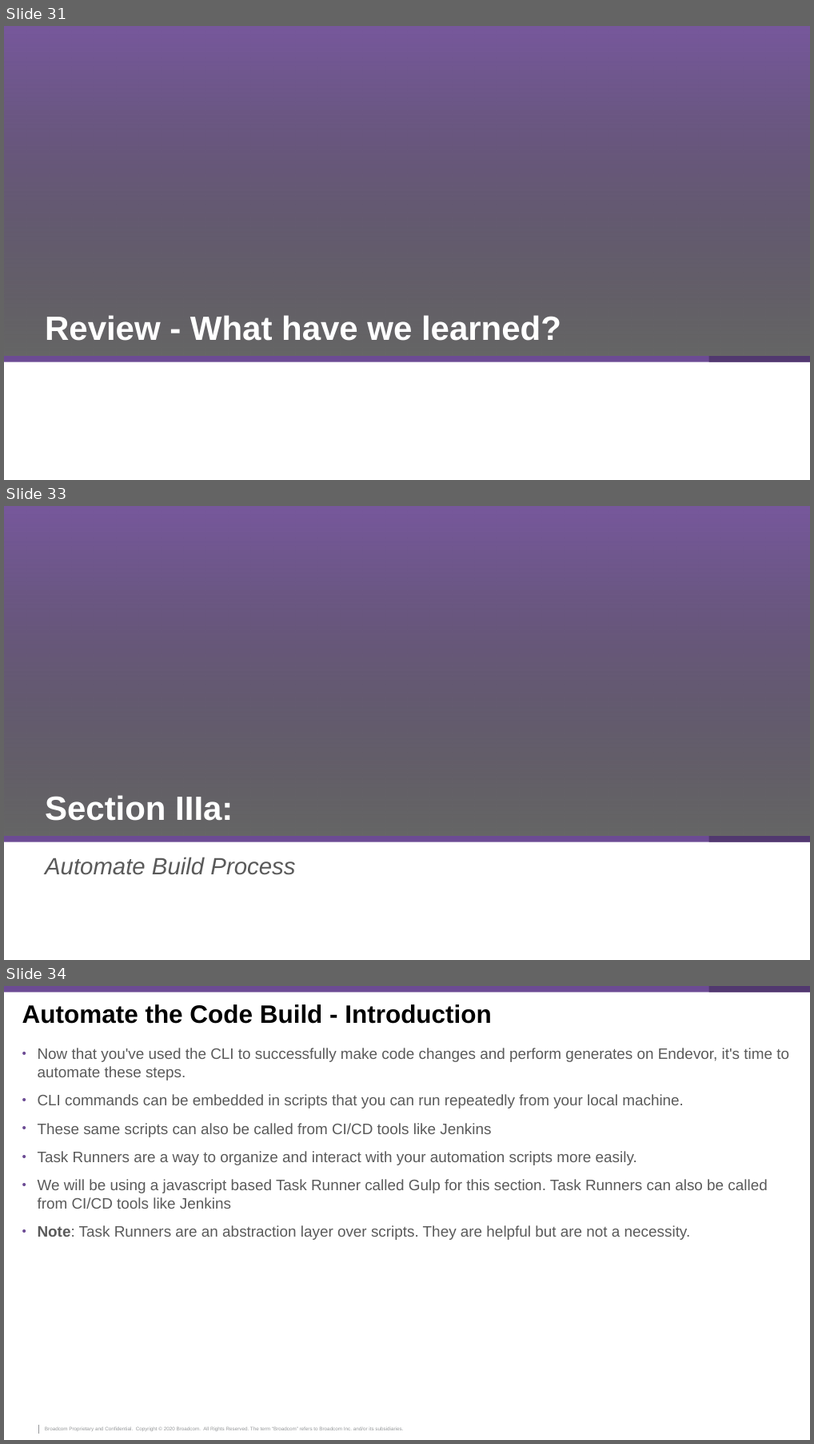
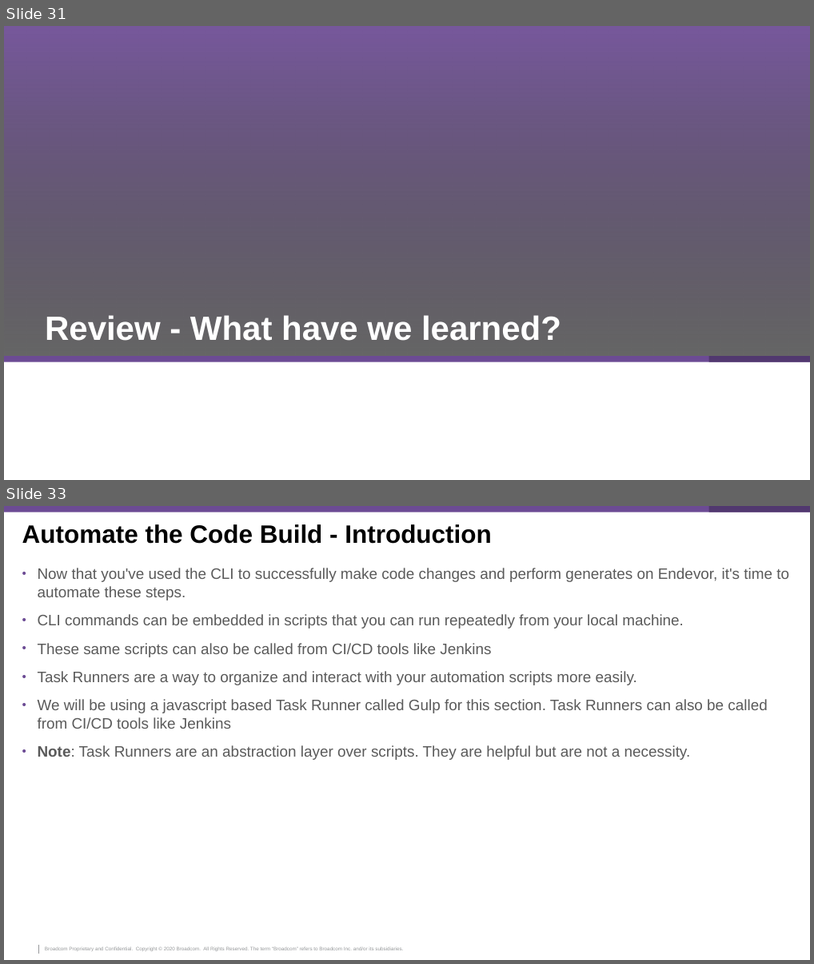
Before and after one commit to McQuitty-Broadcom/Zowe-DevOps-Example, a slide deck: .workshop/DevOps-Workshop.pptx. Shown one above the other, each under a label of ours: slides 31, 33 and 34 before the commit, slides 31 and 33 after it; the slides between them are not shown. The pictures are 814x1444 and 814x964 pixels, drawn with LibreOffice and Linux fonts; fonts in the diff are those of the drawing; background and template pictures are left out. Boxes give left, top, right and bottom in pixels: in the first picture for what was removed or moved away, otherwise in the second. Text is boxed around its words. In the diff, an @@ line names an element or a change of style, - is before the commit and + after.

```diff
--- a/.workshop/DevOps-Workshop.pptx
+++ b/.workshop/DevOps-Workshop.pptx
@@ slide 33 removed at <box>4,506,810,960</box>, background #FFFFFF; not listed: 3 template elements that a slide beside it also shows @@
@@ title removed at <box>45,795,233,820</box> @@
-Section IIIa:
@@ subtitle removed at <box>45,856,295,875</box> @@
-Automate Build Process
@@ what was slide 34 is now slide 33 @@
```
Also in this commit, not shown: 7 slides changed.
